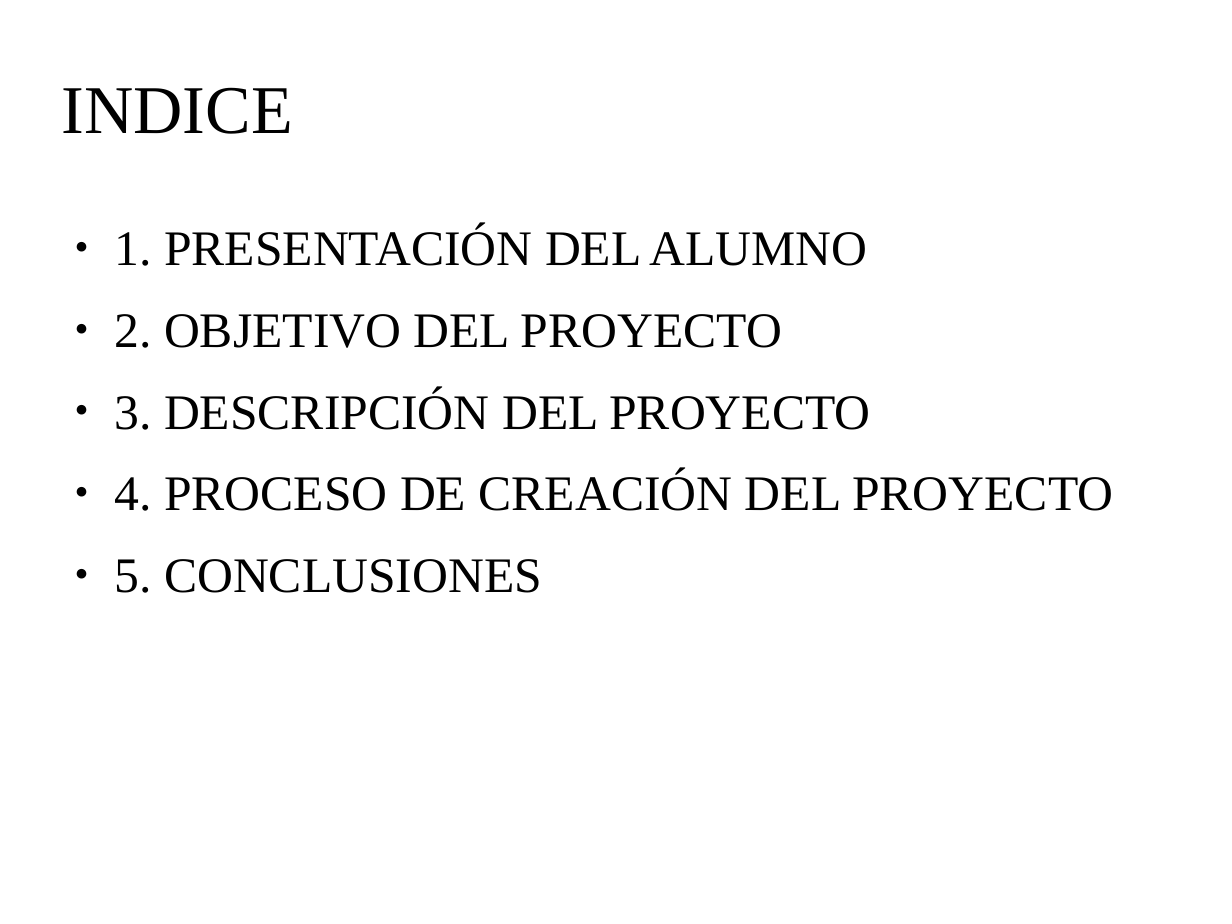
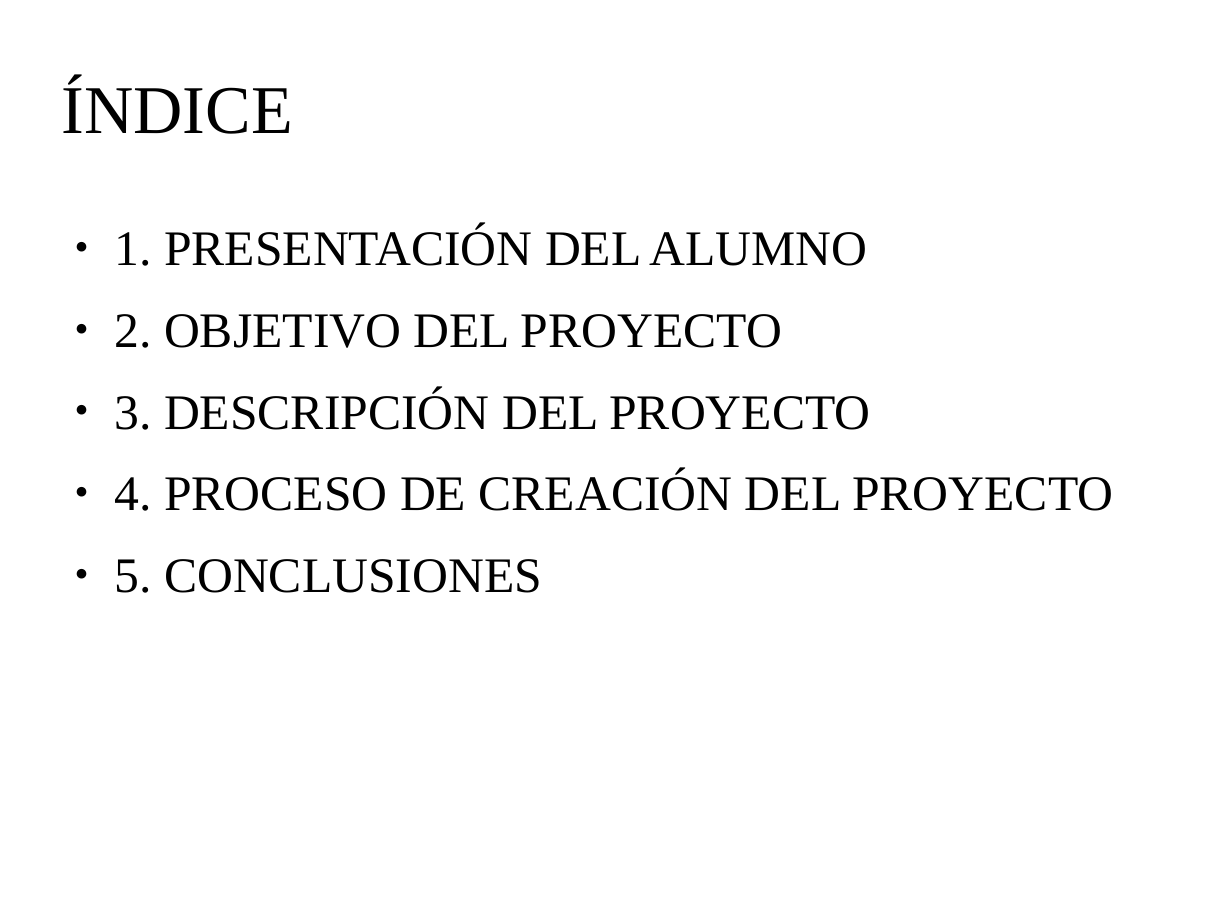
Before and after one commit to reverte04/PROYECTO-VIDEOJUEGO, a slide deck: slide 2 of PROYECTO REVERTE.odp. Drawn at 1232x924 pixels with LibreOffice and Linux fonts; fonts in the diff are those of the drawing; background and template pictures are left out. Boxes give left, top, right and bottom in pixels: in the first picture for what was removed or moved away, otherwise in the second. Text is boxed around its words. In the diff, an @@ line names an element or a change of style, - is before the commit and + after.

```diff
--- a/PROYECTO REVERTE.odp
+++ b/PROYECTO REVERTE.odp
@@ title at (62, 80, 293, 134): text changed @@
-INDICE
+ÍNDICE
```
Also in this commit, not shown: 6 other slides changed.
